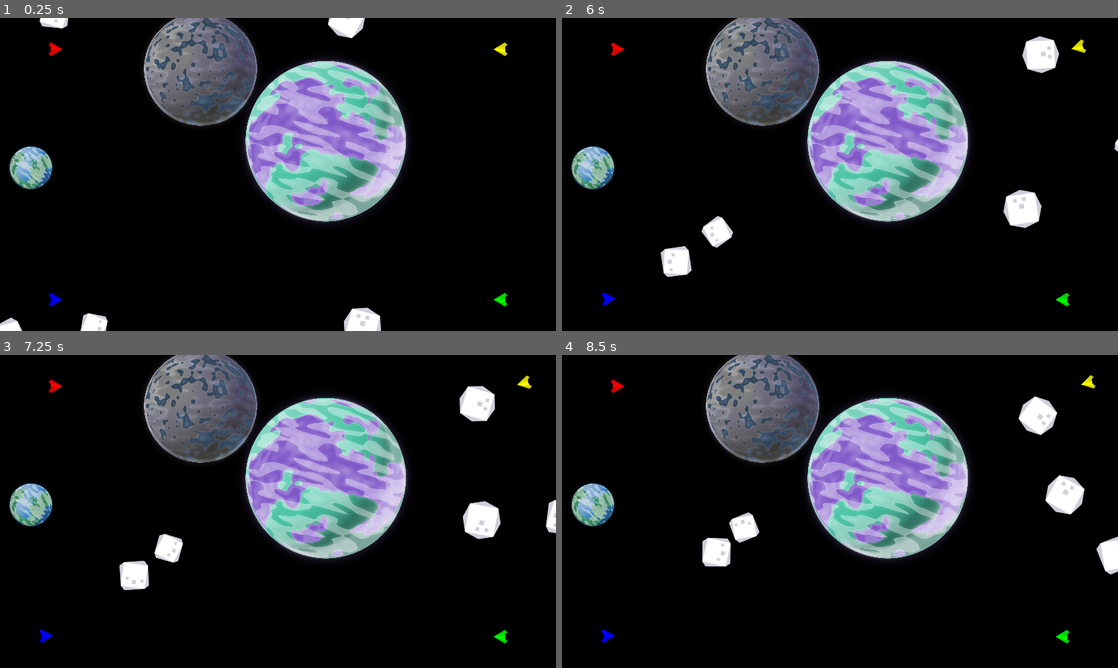
Above: before the commit, frames 1-4 (two rows, left to right).
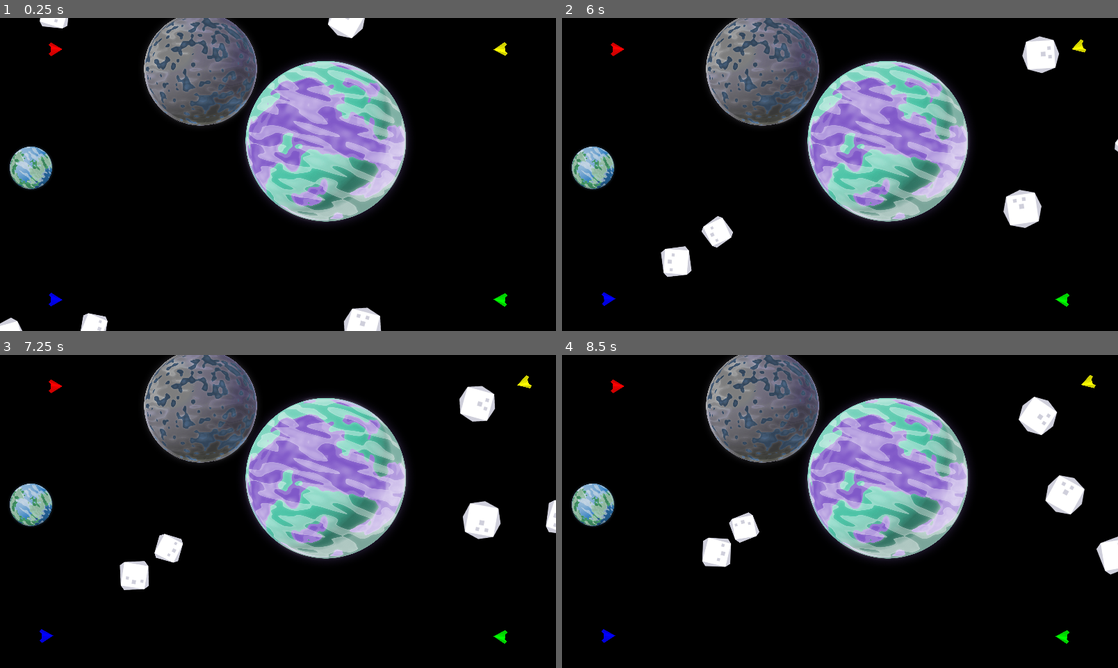
Above: after the commit, the same moments.

Repository: Teeohbee/CelestialMeadow
Game: Godot game, scene res://main.tscn
Two runs of this game, one before a commit and one after it. Both use one fixed random seed, a clock stepped at 60 frames per second and the inputs below.
Inputs:
- Up to frame 1 (0.25 s): no input
- Up to frame 2 (6 s): no input
- Up to frame 3 (7.25 s): no input
- Up to frame 4 (8.5 s): no input

The runs differ from the first frame. In frame 1, less than 0.1% of the frame differs, in the area x 8-92%, y 7-93%; in frame 2, less than 0.1%; in frame 3, less than 0.1%; in frame 4, 0.1%, in the area x 7-96%, y 6-93%.

Commit message:
Add slight random rotation to player starting positions - To reduce instant eliminations

Diff:
--- a/player.gd
+++ b/player.gd
@@ -18,6 +18,7 @@
 	set_ship_colour()
 	if starting_position.x > 0.5:
 		rotation_degrees = 180
+	rotation_degrees += randf_range(-6.00, 6.00)
 
 func _process(_delta):
 	get_input()
